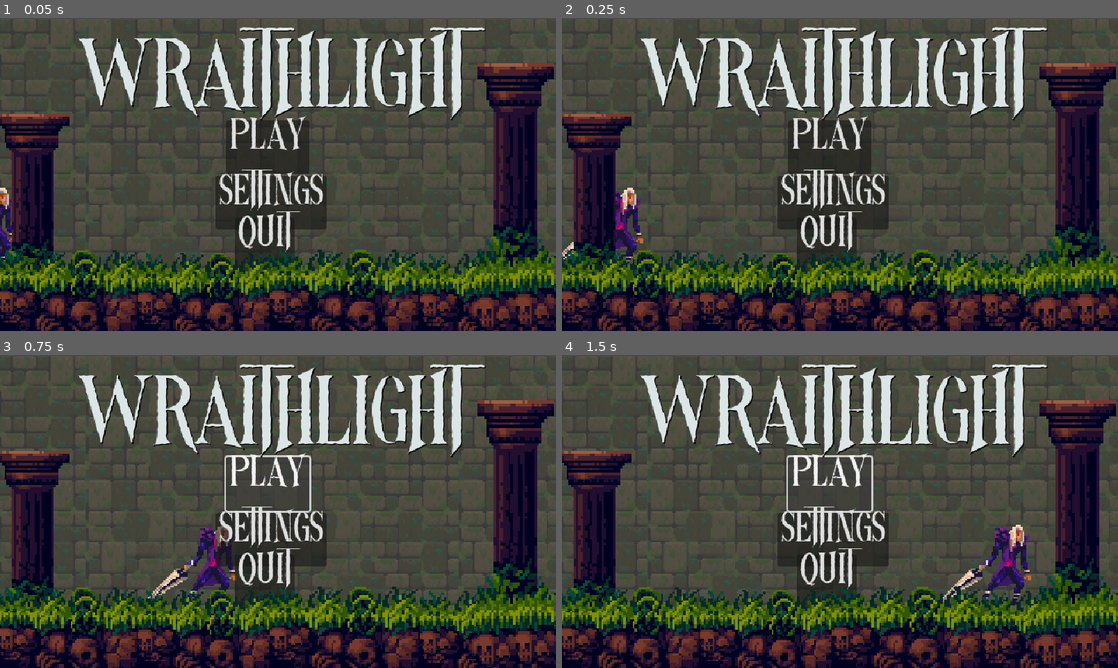
Above: before the commit, frames 1-4 (two rows, left to right).
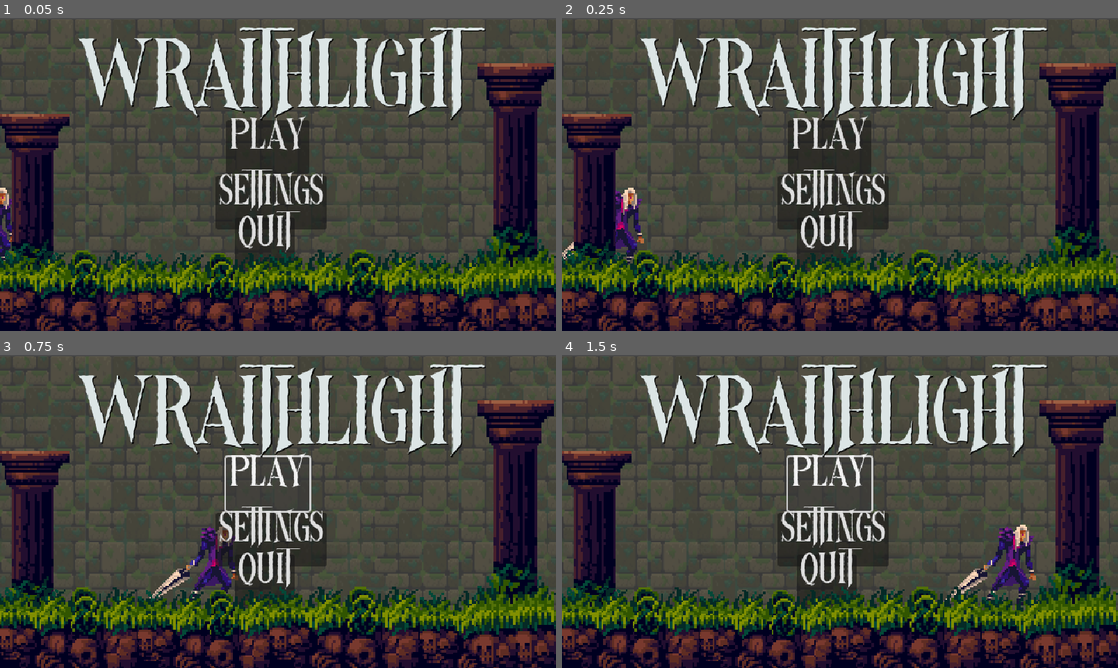
Above: after the commit, the same moments.

Repository: jnbaum/wraithlight
Game: Godot game, scene res://Levels/control.tscn
Two runs of this game, one before a commit and one after it. Both use one fixed random seed, a clock stepped at 60 frames per second and the inputs below.
Inputs:
- Up to frame 1 (0.05 s): no input
- Up to frame 2 (0.25 s): no input
- Up to frame 3 (0.75 s): click "Play" at 0.5 s
- Up to frame 4 (1.5 s): click "Play" at 1.25 s

Frame 1 is identical in both runs. In frame 2, 0.2% of the frame differs, in the area x 0-15%, y 54-79%; in frame 3, 0.8%; in frame 4, 1.5%, in the area x 68-86%, y 54-80%.

Commit message:
Last save for the day

Diff:
--- a/wraithlight/Levels/control.tscn
+++ b/wraithlight/Levels/control.tscn
@@ -27,7 +27,7 @@
 "times": PackedFloat32Array(0, 0.001, 2),
 "transitions": PackedFloat32Array(1, 1, 1),
 "update": 0,
-"values": [Vector2(-26, 282), Vector2(-26, 282), Vector2(689, 282)]
+"values": [Vector2(-26, 282), Vector2(-26, 282), Vector2(695, 282)]
 }
 tracks/1/type = "method"
 tracks/1/imported = false
